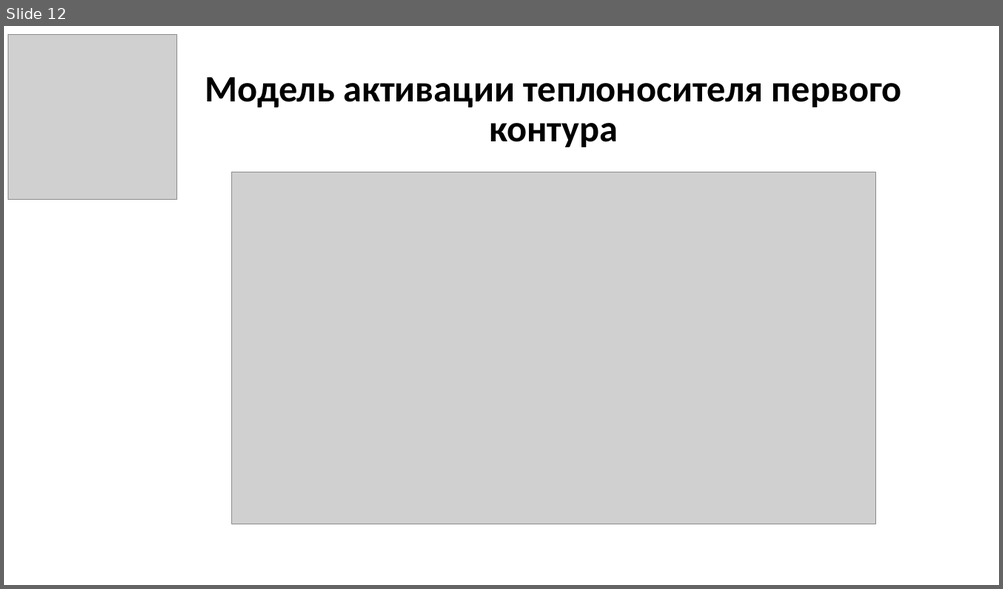
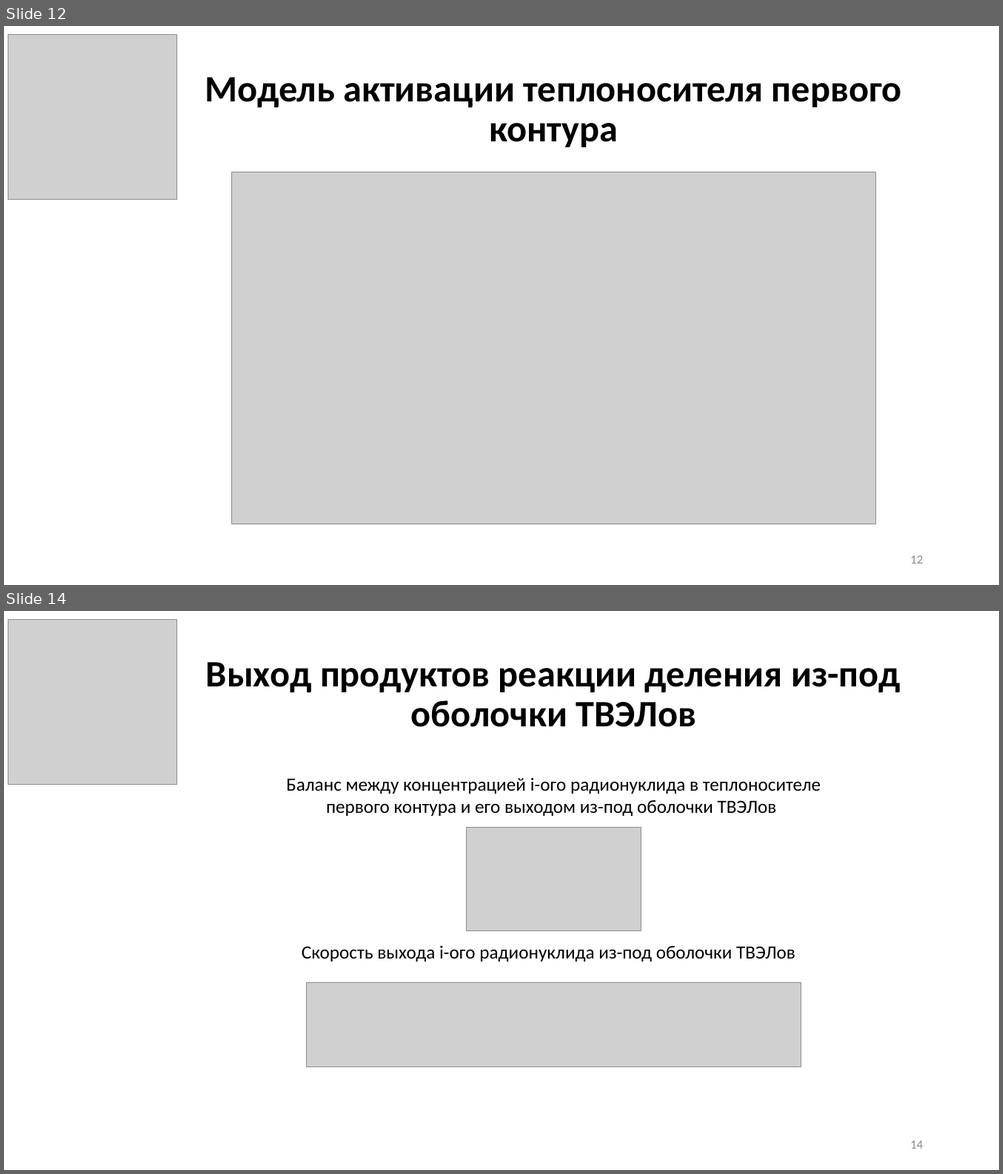
Before and after one commit to GolovPavel/diploma_golov, a slide deck: practice/presentation/practice.pptx. Shown one above the other, each under a label of ours: slide 12 before the commit, slides 12 and 14 after it; the slides between them are not shown. The pictures are 1003x589 and 1003x1174 pixels, drawn with LibreOffice and Linux fonts; fonts in the diff are those of the drawing; grey boxes stand for pictures. Boxes give left, top, right and bottom in pixels: in the first picture for what was removed or moved away, otherwise in the second. Text is boxed around its words. In the diff, an @@ line names an element or a change of style, - is before the commit and + after.

```diff
--- a/practice/presentation/practice.pptx
+++ b/practice/presentation/practice.pptx
@@ slide 14 added at box(4, 611, 999, 1170), background #FFFFFF @@
@@ picture added at box(8, 619, 176, 784) @@
@@ title added at box(206, 662, 900, 727), 36 pt, text #000000, bold @@
+Выход продуктов реакции деления из-под оболочки ТВЭЛов
@@ text added at box(286, 777, 820, 816), 18 pt, text #000000 @@
+Баланс между концентрацией i-ого радионуклида в теплоносителе первого контура и его выходом из-под оболочки ТВЭЛов
@@ picture added at box(466, 828, 640, 931) @@
@@ text added at box(301, 945, 795, 962), 18 pt, text #000000 @@
+Скорость выхода i-ого радионуклида из-под оболочки ТВЭЛов
@@ picture added at box(306, 983, 800, 1068) @@
@@ page number added at box(910, 1141, 922, 1149), 12 pt, text #8C8C8C @@
+14
@@ slide 12 changed as well @@
@@ page number added at box(910, 556, 922, 564), 12 pt, text #8C8C8C @@
+12
```
Also in this commit, not shown: 10 other slides changed, 2 other slides added, 1 slide removed.
